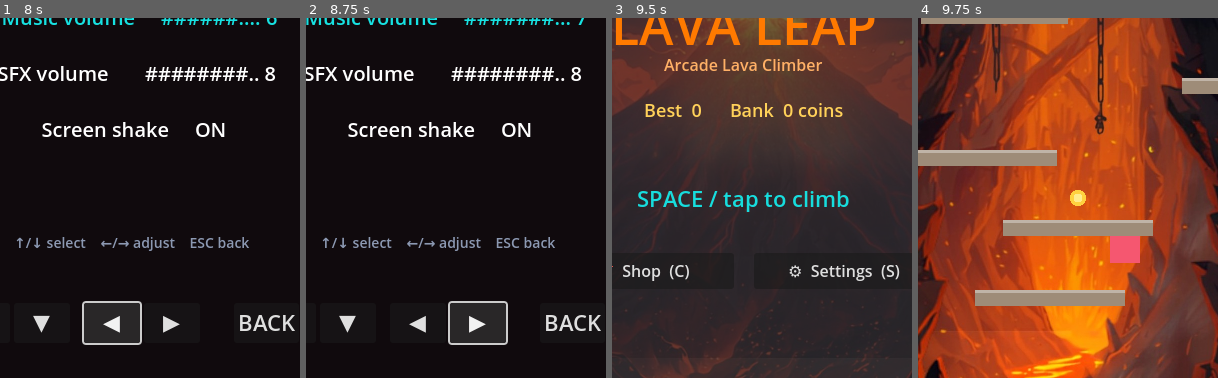
Above: before the commit, frames 1-4 (left to right).
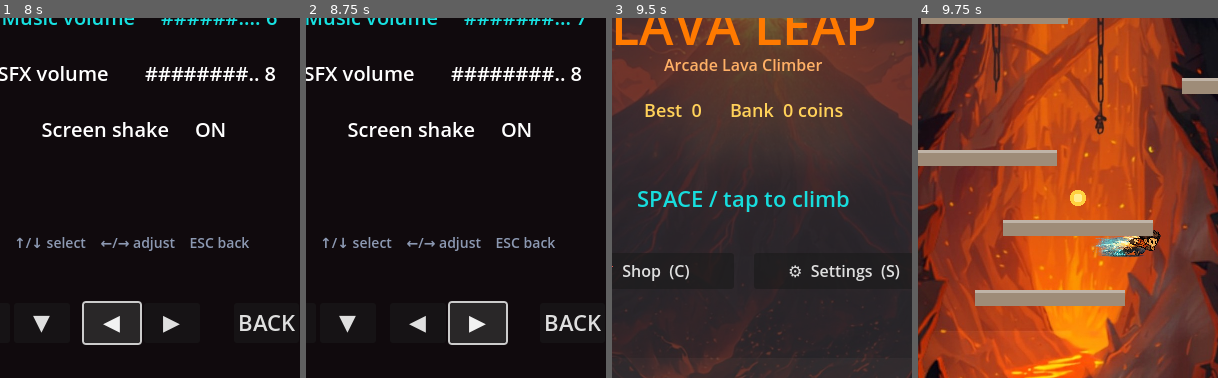
Above: after the commit, the same moments.

Repository: denrod25-del/lava-leap
Game: Godot game, scene res://scenes/boot.tscn
Same seed, same stepped clock (60 frames per second), same inputs: the game is played once before the commit and once after it. Sound files missing from this copy of the repository are replaced by a short silence.
Inputs (mouse positions are % of the whole screen's width and height, from its top left):
- Up to frame 1 (8 s): click "🛒 Shop (C)" at 0.5 s; click "▲" at 1.25 s; click "▼" at 2 s; click "TAB" at 2.75 s; click "BUY" at 3.5 s; click "BACK" at 4.25 s; click "⚙ Settings (S)" at 5 s; click "▲" at 5.75 s; click "▼" at 6.5 s; click "◀" at 7.25 s
- Up to frame 2 (8.75 s): click "▶" at 8 s
- Up to frame 3 (9.5 s): click "BACK" at 8.75 s
- Up to frame 4 (9.75 s): tap Enter (ui_accept) at 9.5 s; move the mouse to (72, 45) at 9.52 s; hold D (move_right) from 9.53 s (still down); hold Space (jump) from 9.53 s (still down); tap Shift (dash) at 9.6 s; click (72, 45) at 9.67 s
The pictures show only the part of the screen within x 28-78%, y 35-85%; the shares and areas given below are measured in that part.

Frames 1-3 are identical in both runs. In frame 4, 1.2% of the frame differs, in the area x 58-81%, y 58-69%.

Commit message:
godot: animated character sprites from the new art sheet
Replaces the placeholder box with the new character art. The uploaded sheet is
sliced (tools-free, one-off) into per-state frames — idle (4), run (4), jump,
double-jump (energy ring), fall, dash (2, speed trail), wall-slide, hurt, dead
— each trimmed and anchored feet-to-bottom on a uniform 512px canvas.

player.gd builds a SpriteFrames/AnimatedSprite2D at runtime from those PNGs,
scaled so the idle body matches PLAYER_DISPLAY_H and feet align with the
collision box bottom. Animation picks by movement state (dash > wall-slide >
air up/double/fall > run > idle), flips with facing, and the double-jump pose
persists until landing. The drawn box remains as a no-assets fallback, and the
cosmetic tint still applies (modulate).

Co-Authored-By: Claude Opus 4.8 <noreply@anthropic.com>
Claude-Session: https://claude.ai/code/session_012oJfir7nW9hdV6jQEDwbSZ

Diff:
--- a/godot/actors/player.gd
+++ b/godot/actors/player.gd
@@ -8,6 +8,22 @@
 ## Arcade, so these numbers are a starting point for a re-tuning pass against the
 ## web build (plan §7). Ledge-grab/vault, animations, and juice come later.
 
+const FRAME_CANVAS := 512.0      # sprite frames: square canvas, feet at the bottom
+const FRAME_BODY_H := 233.0      # character height on the idle frame (scale reference)
+
+# name -> [frame count, fps, loops]
+const ANIMS := {
+	"idle": [4, 6.0, true],
+	"run": [4, 10.0, true],
+	"jump": [1, 1.0, false],
+	"double": [1, 1.0, false],
+	"fall": [1, 1.0, false],
+	"dash": [2, 14.0, true],
+	"wall": [1, 1.0, false],
+	"hurt": [1, 1.0, false],
+	"dead": [1, 1.0, false],
+}
+
 var speed_scale := 1.0   # Flow heat nudges run speed (set by the game each frame)
 var _facing := 1
 var _coyote_ms := 0.0
@@ -16,6 +32,8 @@
 var _dash_ms := 0.0
 var _dash_ready := true
 var _max_jumps := 2
+var _sprite: AnimatedSprite2D   # null -> fall back to the drawn box
+var _double_air := false        # last airborne impulse was the double jump
 
 func is_dashing() -> bool:
 	return _dash_ms > 0.0
@@ -32,7 +50,54 @@
 	_dash_ready = true
 
 func _ready() -> void:
+	_build_sprite()
 	queue_redraw()
+
+## Build the AnimatedSprite2D from the sliced character frames. If the art isn't
+## imported/present, leave _sprite null and the drawn box takes over.
+func _build_sprite() -> void:
+	if not ResourceLoader.exists("res://assets/player/idle_0.png"):
+		return
+	var frames := SpriteFrames.new()
+	frames.rename_animation("default", "idle")  # a new SpriteFrames starts with "default"
+	for anim in ANIMS:
+		var count: int = ANIMS[anim][0]
+		if anim != "idle":
+			frames.add_animation(anim)
+		frames.set_animation_speed(anim, ANIMS[anim][1])
+		frames.set_animation_loop(anim, ANIMS[anim][2])
+		for i in count:
+			var path := "res://assets/player/%s_%d.png" % [anim, i]
+			if ResourceLoader.exists(path):
+				frames.add_frame(anim, load(path))
+	_sprite = AnimatedSprite2D.new()
+	_sprite.sprite_frames = frames
+	var s := Tuning.PLAYER_DISPLAY_H / FRAME_BODY_H
+	_sprite.scale = Vector2(s, s)
+	# Canvas feet sit at its bottom edge; align that with the body's bottom.
+	_sprite.offset = Vector2(0.0, Tuning.PLAYER_BODY_H / 2.0 / s - FRAME_CANVAS / 2.0)
+	add_child(_sprite)
+	_sprite.play("idle")
+
+## Pick the animation for the current movement state each frame.
+func _update_anim(on_floor: bool, dir: float) -> void:
+	if _sprite == null:
+		return
+	_sprite.flip_h = _facing < 0
+	var anim := "idle"
+	if _dash_ms > 0.0:
+		anim = "dash"
+	elif is_on_wall() and not on_floor and velocity.y > 0.0:
+		anim = "wall"
+	elif not on_floor:
+		if velocity.y < 0.0:
+			anim = "double" if _double_air else "jump"
+		else:
+			anim = "fall"
+	elif absf(dir) > 0.01:
+		anim = "run"
+	if _sprite.animation != anim:
+		_sprite.play(anim)
 
 func _physics_process(delta: float) -> void:
 	var dt_ms := delta * 1000.0
@@ -42,6 +107,7 @@
 		_coyote_ms = Tuning.COYOTE_MS
 		_jumps_left = _max_jumps
 		_dash_ready = true
+		_double_air = false
 	else:
 		_coyote_ms = maxf(0.0, _coyote_ms - dt_ms)
 
@@ -56,10 +122,12 @@
 		move_and_slide()
 		if _dash_ms <= 0.0:
 			velocity.x = 0.0
+		_update_anim(is_on_floor(), 0.0)
 		return
 	if Input.is_action_just_pressed("dash") and _dash_ready and not on_floor:
 		_dash_ready = false
 		_dash_ms = Tuning.DASH_DURATION_MS
+		_update_anim(on_floor, 0.0)
 		return
 
 	# --- Horizontal ---
@@ -95,6 +163,7 @@
 			velocity.y = -Tuning.DOUBLE_JUMP_VELOCITY
 			_jumps_left -= 1
 			_buffer_ms = 0.0
+			_double_air = true
 			Audio.play("jump", -1.0, 0.1)  # double-jump: a touch higher
 
 	# --- Jump-cut on early release ---
@@ -102,8 +171,11 @@
 		velocity.y *= Tuning.JUMP_CUT_MULTIPLIER
 
 	move_and_slide()
+	_update_anim(is_on_floor(), dir)
 
 func _draw() -> void:
+	if _sprite != null:
+		return  # character art active; the box is only the no-assets fallback
 	var w := Tuning.PLAYER_DISPLAY_W
 	var h := Tuning.PLAYER_DISPLAY_H
 	draw_rect(Rect2(-w / 2.0, -h / 2.0, w, h), Color(0.96, 0.34, 0.44))
Binary file added: godot/assets/player/dash_0.png
Binary file added: godot/assets/player/dash_1.png
Binary file added: godot/assets/player/dead_0.png
Binary file added: godot/assets/player/double_0.png
Binary file added: godot/assets/player/fall_0.png
Binary file added: godot/assets/player/hurt_0.png
Binary file added: godot/assets/player/idle_0.png
Binary file added: godot/assets/player/idle_1.png
Binary file added: godot/assets/player/idle_2.png
Binary file added: godot/assets/player/idle_3.png
Binary file added: godot/assets/player/jump_0.png
Binary file added: godot/assets/player/run_0.png
(and 4 more such lines)
